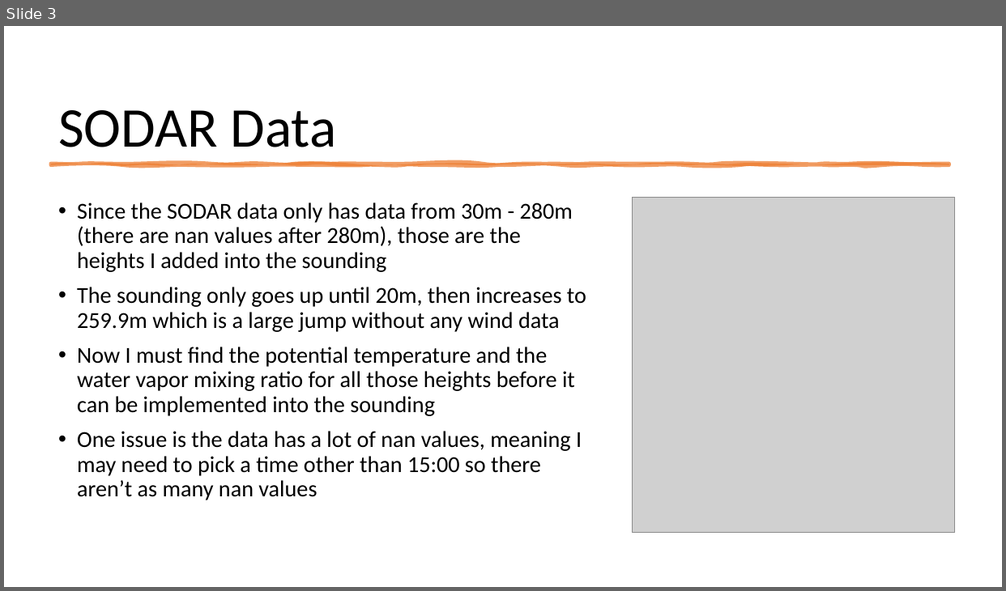
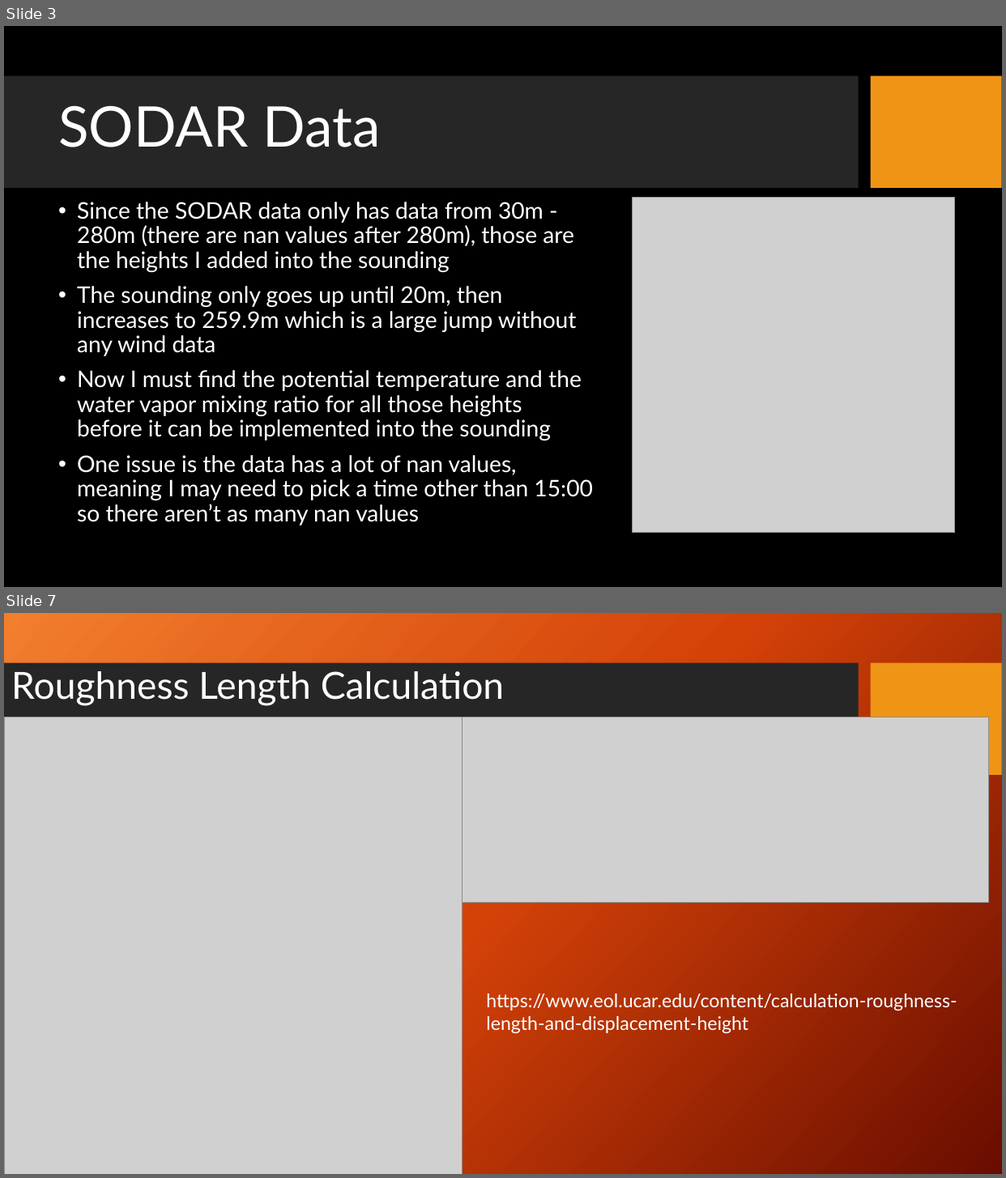
Before and after one commit to Jeremy-Benik/Meeting_Notes, a slide deck: 08192022_Presentation.pptx. Shown one above the other, each under a label of ours: slide 3 before the commit, slides 3 and 7 after it; the slides between them are not shown. The pictures are 1006x591 and 1006x1178 pixels, drawn with LibreOffice and Linux fonts; fonts in the diff are those of the drawing; grey boxes stand for pictures; background and template pictures are left out. Boxes give left, top, right and bottom in pixels: in the first picture for what was removed or moved away, otherwise in the second. Text is boxed around its words. In the diff, an @@ line names an element or a change of style, - is before the commit and + after.

```diff
--- a/08192022_Presentation.pptx
+++ b/08192022_Presentation.pptx
@@ slide 7 added at (x1=4, y1=613, x2=1002, y2=1174), background picture (left out); not listed: 2 template elements that a slide beside it also shows @@
@@ title added at (x1=11, y1=671, x2=505, y2=706), 36 pt, text #FFFFFF @@
+Roughness Length Calculation
@@ picture added at (x1=4, y1=717, x2=462, y2=1174) @@
@@ picture added at (x1=462, y1=717, x2=988, y2=903) @@
@@ text added at (x1=486, y1=991, x2=957, y2=1034), 18 pt, text #FFFFFF @@
+https://www.eol.ucar.edu/content/calculation-roughness-length-and-displacement-height
@@ slide 3 changed as well @@
@@ background #FFFFFF to picture (left out) @@
@@ title "SODAR Data" at (x1=58, y1=106, x2=380, y2=148): font Calibri to Lato, text colour #000000 to #FFFFFF @@
@@ rectangle added at (x1=4, y1=76, x2=859, y2=189), fill #262626 @@
@@ rectangle added at (x1=871, y1=76, x2=1002, y2=189), fill #F09415 @@
@@ freeform shape removed at (x1=51, y1=164, x2=949, y2=165) @@
@@ text "Since the SODAR data only ..." at (x1=77, y1=202, x2=592, y2=526): font Calibri to Lato, text colour #000000 to #FFFFFF @@
```
Also in this commit, not shown: 4 other slides changed, 3 other slides added, 1 other file.
